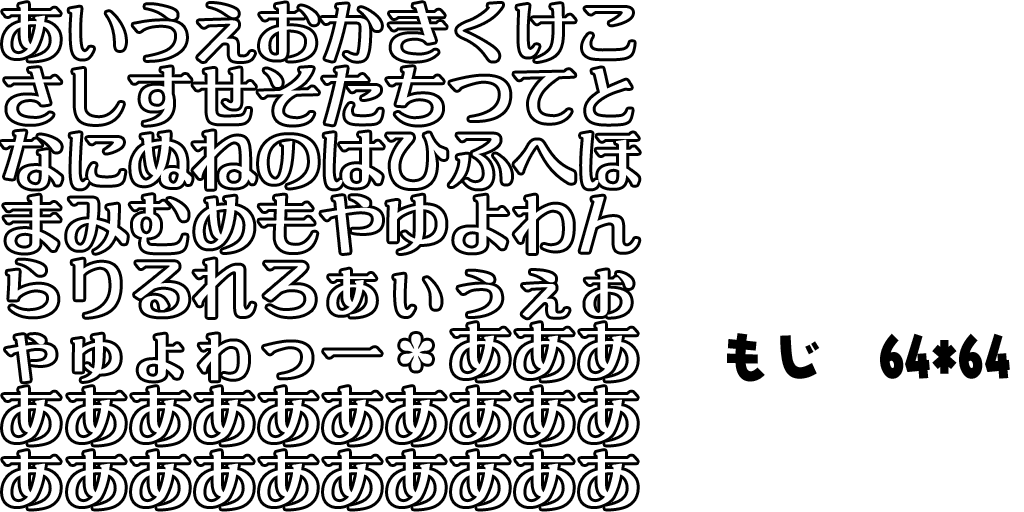
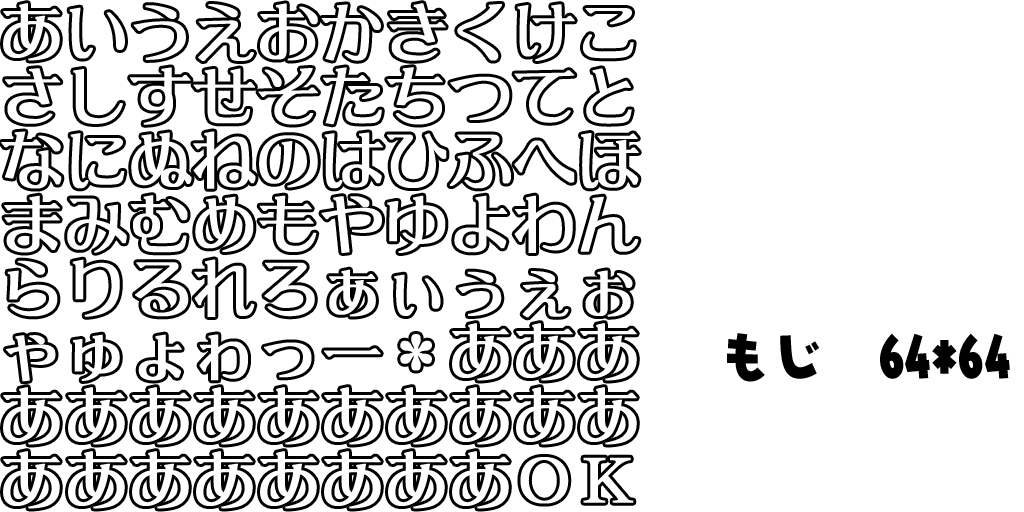
Two versions of the same layered image (1024×512). Layer-by-layer changes:
renamed "あ のコピー 79" to "Ｋ", painted on it over [580, 451, 637, 509]
renamed "あ のコピー 78" to "Ｏ", painted on it over [516, 451, 573, 509]
